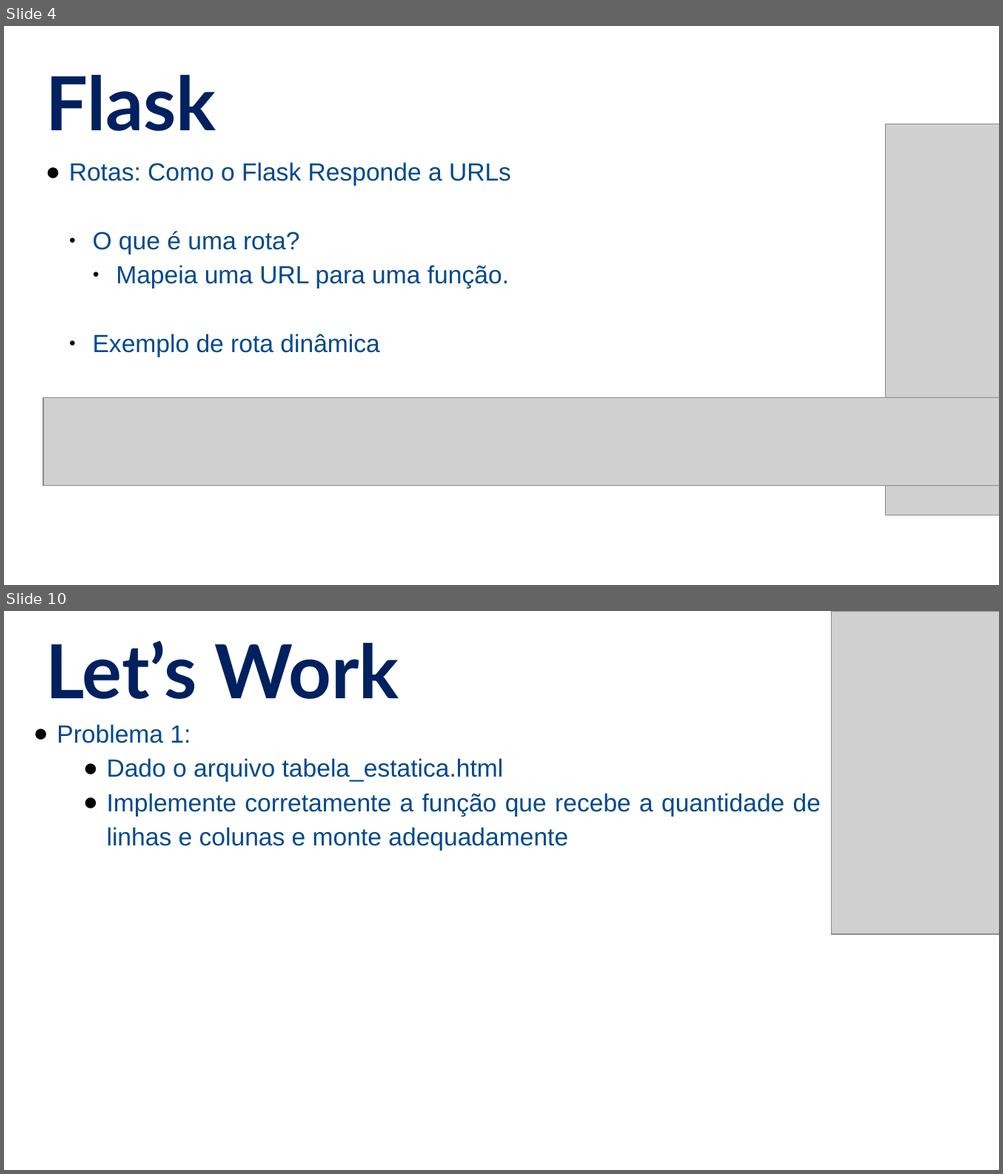
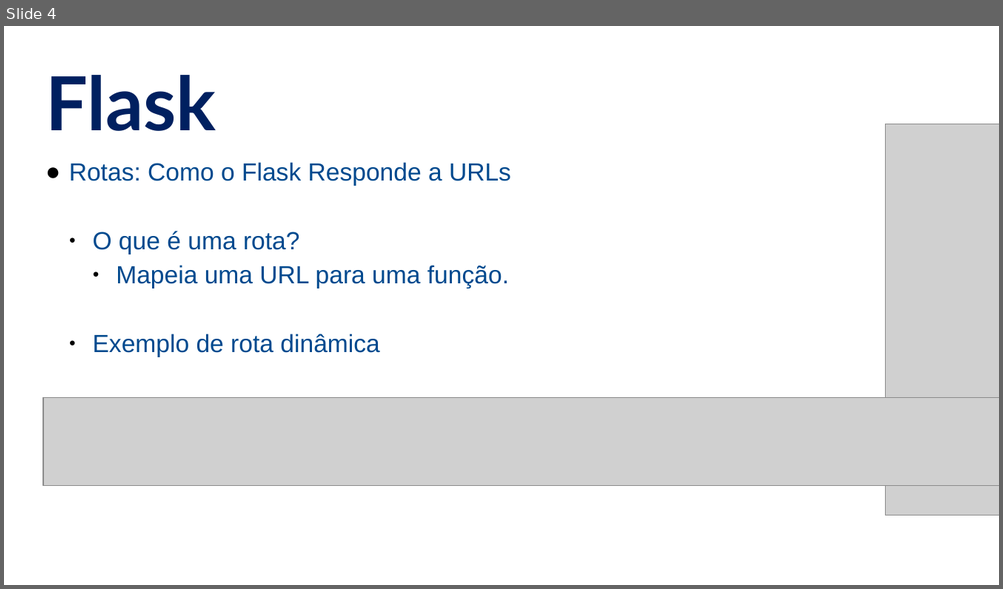
Before and after one commit to alandsilvasouza/PY2, a slide deck: aula11/Aula11.pptx. Shown one above the other, each under a label of ours: slides 4 and 10 before the commit, slide 4 after it; the slides between them are not shown. The pictures are 1003x1174 and 1003x589 pixels, drawn with LibreOffice and Linux fonts; fonts in the diff are those of the drawing; grey boxes stand for pictures. Boxes give left, top, right and bottom in pixels: in the first picture for what was removed or moved away, otherwise in the second. Text is boxed around its words. In the diff, an @@ line names an element or a change of style, - is before the commit and + after.

```diff
--- a/aula11/Aula11.pptx
+++ b/aula11/Aula11.pptx
@@ slide 10 removed at box(4, 611, 999, 1170), background #FFFFFF @@
@@ picture removed at box(831, 612, 999, 934) @@
@@ text removed at box(45, 641, 399, 699) @@
-Let’s Work
@@ text removed at box(57, 724, 820, 850) @@
-● Problema 1:
-  ● Dado o arquivo tabela_estatica.html
-  ● Implemente corretamente a função que recebe a quantidade de linhas e colunas e monte adequadamente
```
Also in this commit, not shown: 5 slides added, 36 other slides removed, 3 other files.
